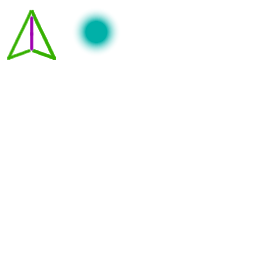
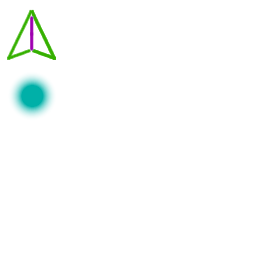
The second (256, 256) image is a revision of the first. Changes to its layers:
renamed "Hintergrund" to "mapicons.png", painted on it over bbox(9, 8, 120, 120)
